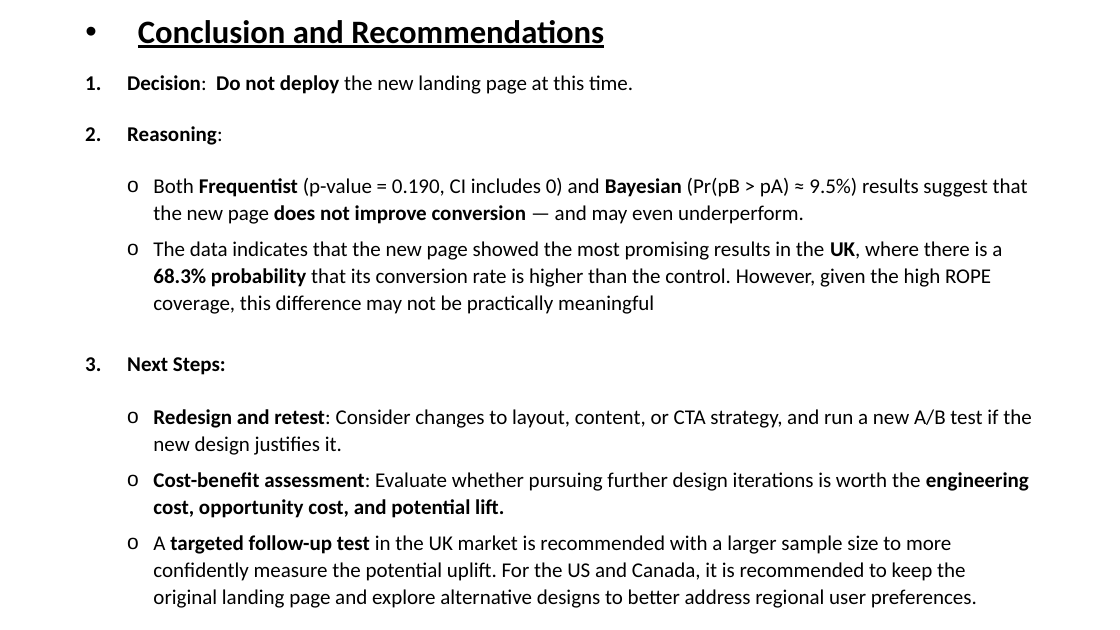
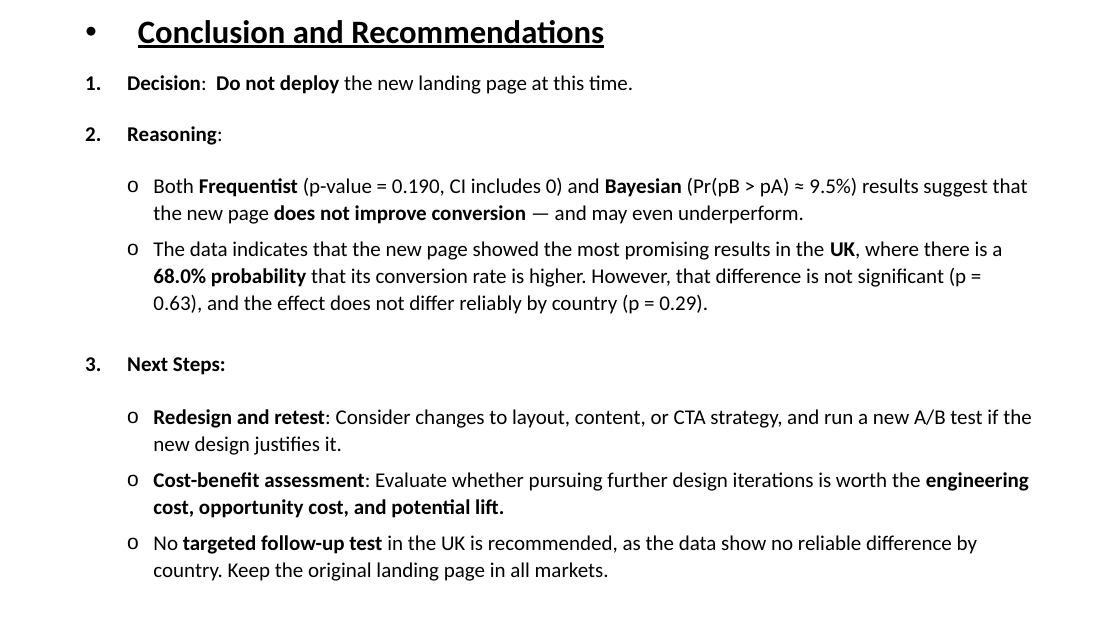
Before and after one commit to BillyGeros94/ab-testing-analysis, a slide deck: slide 10 of presentation/AB Test Presentation.pptx. Drawn at 1120x630 pixels with LibreOffice and Linux fonts; fonts in the diff are those of the drawing. Boxes give left, top, right and bottom in pixels: in the first picture for what was removed or moved away, otherwise in the second. Text is boxed around its words. In the diff, an @@ line names an element or a change of style, - is before the commit and + after.

Commit message:
Add validity checks and correct reported figures
Add experiment checks in src/checks.R: sample ratio, weekly effect,
a rerun without users who have mismatched rows, and country tests.
Set a seed and save key numbers to results/.

Correct the README and slides to use cleaned figures throughout,
state that mismatches were removed at row level, and replace the UK
follow-up recommendation. The decision to hold is unchanged.

```diff
--- a/presentation/AB Test Presentation.pptx
+++ b/presentation/AB Test Presentation.pptx
@@ text at bbox=[153, 241, 1002, 314]: text changed @@
-  o The data indicates that the new page showed the most promising results in the UK, where there is a 68.3% probability that its conversion rate is higher than the control. However, given the high ROPE coverage, this difference may not be practically meaningful
+  o The data indicates that the new page showed the most promising results in the UK, where there is a 68.0% probability that its conversion rate is higher. However, that difference is not significant (p = 0.63), and the effect does not differ reliably by country (p = 0.29).
@@ text at bbox=[153, 535, 977, 581]: text changed @@
-  o A targeted follow-up test in the UK market is recommended with a larger sample size to more confidently measure the potential uplift. For the US and Canada, it is recommended to keep the original landing page and explore alternative designs to better address regional user preferences.
+  o No targeted follow-up test in the UK is recommended, as the data show no reliable difference by country. Keep the original landing page in all markets.
```
Also in this commit, not shown: 7 other slides changed, 9 other files.
